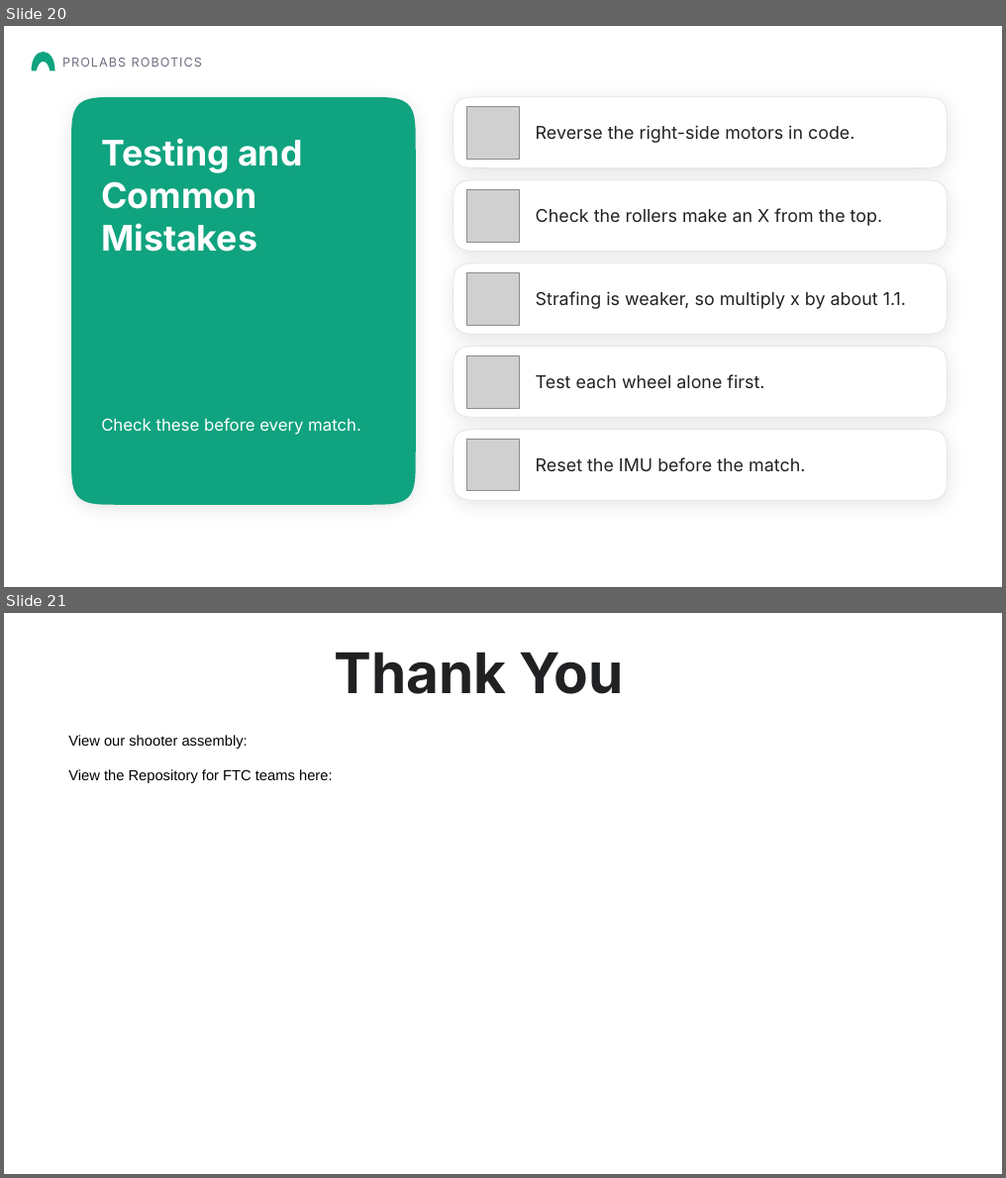
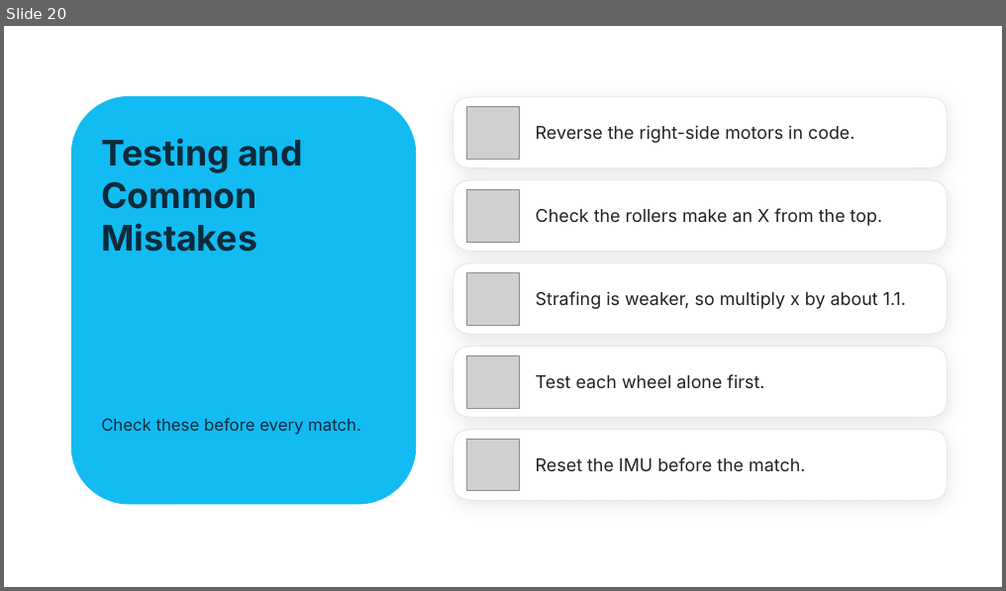
Before and after one commit to Aarav-111/FTC-Bangalore-Resources, a slide deck: 02-Chassis/Mecanum Wheels Presentation.pptx. Shown one above the other, each under a label of ours: slides 20 and 21 before the commit, slide 20 after it. The pictures are 1006x1178 and 1006x591 pixels, drawn with LibreOffice and Linux fonts; fonts in the diff are those of the drawing; grey boxes stand for pictures; background and template pictures are left out. Boxes give left, top, right and bottom in pixels: in the first picture for what was removed or moved away, otherwise in the second. Text is boxed around its words. In the diff, an @@ line names an element or a change of style, - is before the commit and + after.

Commit message:
Mecanum presentation: tank drive fails 2-3 times, light blue theme, Thank You page with QR codes, remove Prolabs Robotics

```diff
--- a/02-Chassis/Mecanum Wheels Presentation.pptx
+++ b/02-Chassis/Mecanum Wheels Presentation.pptx
@@ slide 21 removed at [4,613,1002,1174], background picture (left out) @@
@@ text removed at [334,652,624,694] @@
-Thank You
@@ text removed at [68,735,333,783] @@
-View our shooter assembly:
-View the Repository for FTC teams here:
@@ slide 20 changed as well @@
@@ freeform shape removed at [31,53,54,71] @@
@@ text removed at [62,58,202,67] @@
-PROLABS ROBOTICS
@@ freeform shape removed at [71,97,416,505] @@
@@ rounded rectangle added at [71,96,416,503], fill #12BBF2, outline #12BBF2 0.75 pt @@
@@ text "Testing and Common Mistakes" at [101,138,302,252]: text colour #FFFFFF to #0B2A3A @@
@@ text "Check these before every match." at [101,418,361,435]: text colour #FFFFFF to #0B2A3A @@
```
Also in this commit, not shown: 19 other slides changed, 1 slide added, 1 other file.
